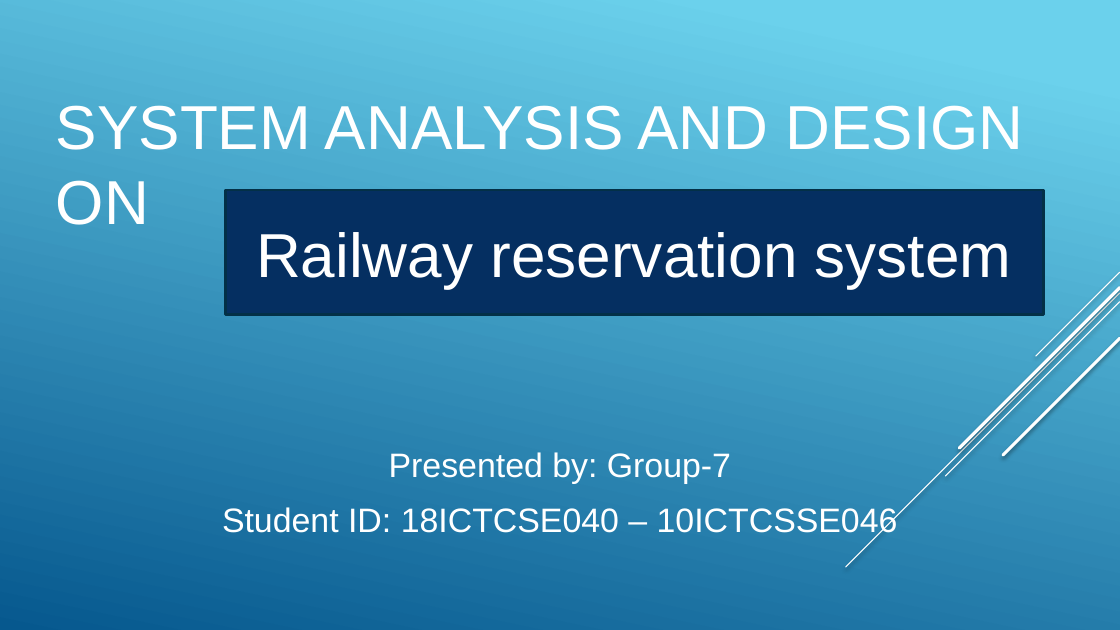
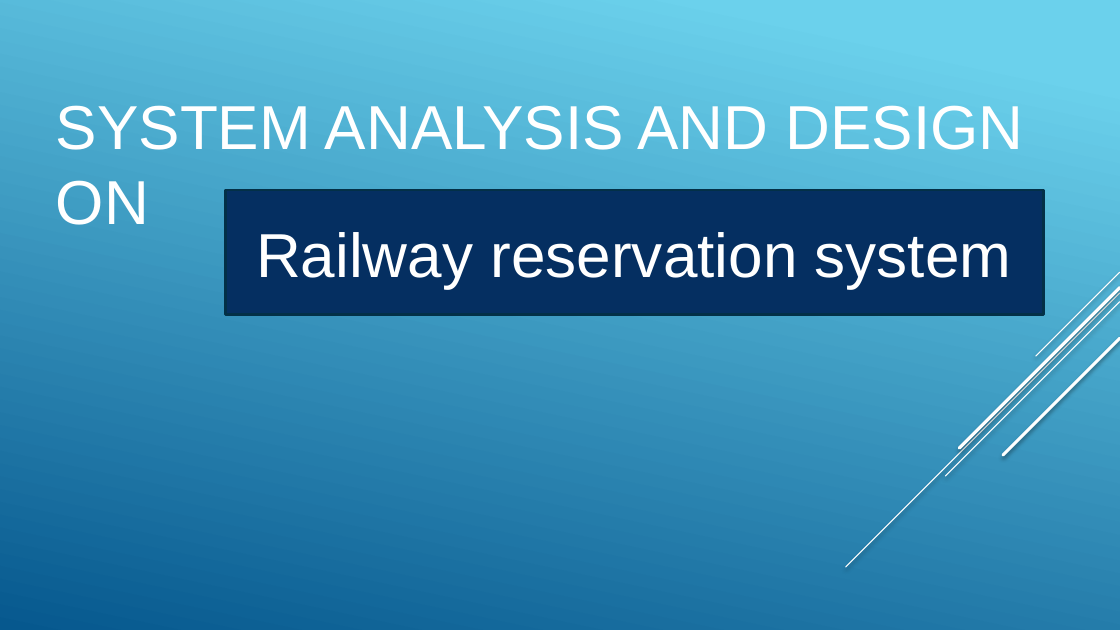
Before and after one commit to nahidulislamshakin/Railway-Reservation-System, a slide deck: slide 1 of Railway Reservatin System.pptx. Drawn at 1120x630 pixels with LibreOffice and Linux fonts; fonts in the diff are those of the drawing. Boxes give left, top, right and bottom in pixels: in the first picture for what was removed or moved away, otherwise in the second. Text is boxed around its words. In the diff, an @@ line names an element or a change of style, - is before the commit and + after.

Commit message:
group table added

```diff
--- a/Railway Reservatin System.pptx
+++ b/Railway Reservatin System.pptx
@@ subtitle removed at box(222, 452, 898, 538) @@
-Presented by: Group-7
-Student ID: 18ICTCSE040 – 10ICTCSSE046
```
Also in this commit, not shown: 1 slide added, 1 other file.
